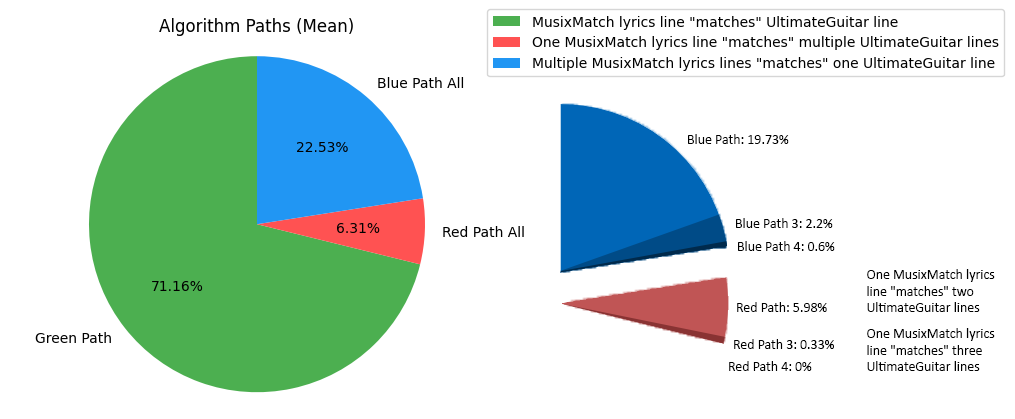
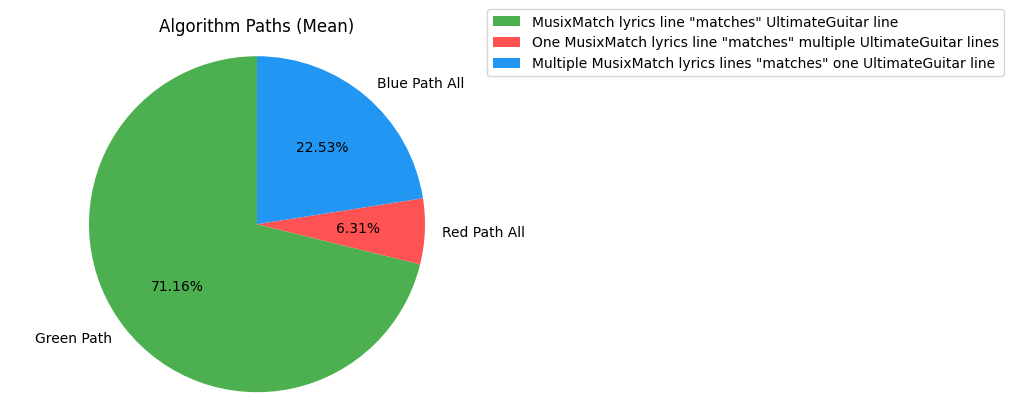
Before/after of a 1015px x 419px layered artwork. What changed in the layer stack:
removed layer "One MusixMatch lyrics line 'matches' three UltimateGuitar lines" over [867, 328, 995, 371]
removed layer "One MusixMatch lyrics line 'matches' two UltimateGuitar lines" over [867, 269, 995, 312]
removed group "Blue" (6 layers) over [560, 103, 835, 273]
removed layer "Blue Path 4: 0.6%" from group "Blue" over [738, 241, 835, 251]
removed layer "Blue Path 3: 2.2%" from group "Blue" over [736, 218, 833, 228]
removed layer "Blue Path: 19.73%" from group "Blue" over [688, 134, 789, 144]
removed layer "Ebene 7" from group "Blue" over [560, 241, 727, 273]
removed layer "Ebene 6" from group "Blue" over [560, 213, 727, 273]
removed layer "Ebene 5" from group "Blue" over [560, 103, 727, 273]
removed group "RED" (5 layers) over [562, 277, 834, 371]
removed layer "Red Path 4: 0%" from group "RED" over [729, 361, 812, 371]
removed layer "Red Path 3: 0.33%" from group "RED" over [734, 339, 834, 349]
removed layer "Red Path: 5.98%" from group "RED" over [737, 302, 827, 312]
removed layer "Ebene 4" from group "RED" over [562, 303, 726, 344]
removed layer "Ebene 3" from group "RED" over [562, 277, 729, 344]
